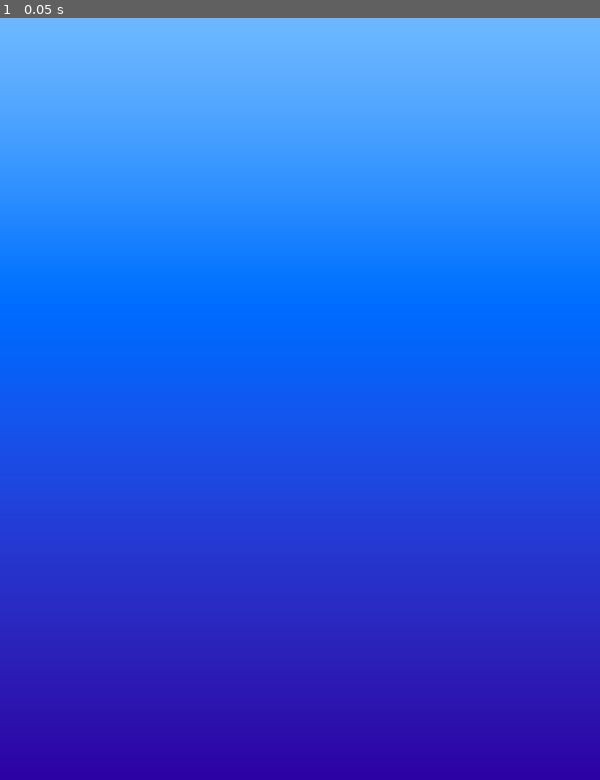
Above: before the commit, frame 1.
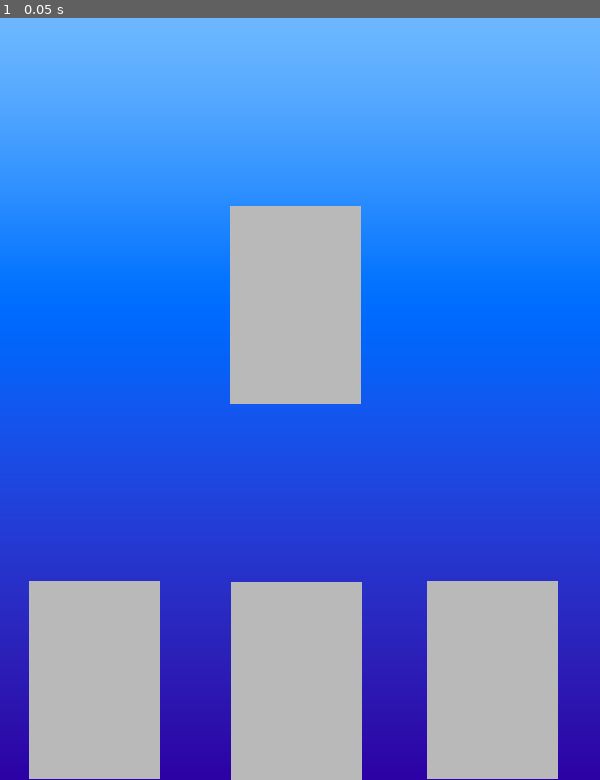
Above: after the commit, the same moment.

Repository: foolmoron/EtsaDjavul
Game: Godot game, scene res://main.tscn
Two runs of this game, one before a commit and one after it. Both use one fixed random seed, a clock stepped at 60 frames per second and the inputs below.
Inputs:
- Up to frame 1 (0.05 s): no input

The runs differ from the first frame. In frame 1, 23% of the frame differs, in the area x 4-93%, y 24-100%.

Commit message:
click detect

Diff:
--- /dev/null
+++ b/Tablet/DrawArea.gd
@@ -0,0 +1,25 @@
+extends Area2D
+
+var is_drawing := false
+
+# Called when the node enters the scene tree for the first time.
+func _ready():
+	pass # Replace with function body.
+
+
+# Called every frame. 'delta' is the elapsed time since the previous frame.
+func _process(delta):
+	var mouse_local = to_local(get_global_mouse_position())
+	var inside = Geometry2D.is_point_in_polygon(mouse_local, $CollisionPolygon2D.polygon)
+	if not inside:
+		is_drawing = false
+	if is_drawing:
+		print("Drawing %s: %s" % [get_parent().name, mouse_local])
+	pass
+
+
+func _on_input_event(viewport, event, shape_idx):
+	if event is InputEventMouseButton:
+		var evt := event as InputEventMouseButton
+		if event.button_index == MOUSE_BUTTON_LEFT and evt.is_pressed():
+			is_drawing = true
--- /dev/null
+++ b/Tablet/tablet.tscn
@@ -0,0 +1,22 @@
+[gd_scene load_steps=3 format=3 uid="uid://ciw41opvp44d5"]
+
+[ext_resource type="Texture2D" uid="uid://w7schjc4ttep" path="res://Art/Square.png" id="1_w7r2b"]
+[ext_resource type="Script" path="res://Tablet/DrawArea.gd" id="2_4i2fg"]
+
+[node name="Tablet" type="Node2D"]
+
+[node name="Art" type="Sprite2D" parent="."]
+modulate = Color(0.72549, 0.72549, 0.72549, 1)
+position = Vector2(303, 463)
+scale = Vector2(1.72892, 2.61712)
+texture = ExtResource("1_w7r2b")
+
+[node name="Area2D" type="Area2D" parent="."]
+position = Vector2(288, 447)
+script = ExtResource("2_4i2fg")
+
+[node name="CollisionPolygon2D" type="CollisionPolygon2D" parent="Area2D"]
+position = Vector2(15, 2)
+polygon = PackedVector2Array(-185, -292, -222, -245, -220, 348, 222, 347, 220, -256, 147, -304, 54, -322, -98, -310)
+
+[connection signal="input_event" from="Area2D" to="Area2D" method="_on_input_event"]
--- a/main.tscn
+++ b/main.tscn
@@ -1,4 +1,6 @@
-[gd_scene load_steps=3 format=3 uid="uid://kcewggwym0jy"]
+[gd_scene load_steps=4 format=3 uid="uid://kcewggwym0jy"]
+
+[ext_resource type="PackedScene" uid="uid://ciw41opvp44d5" path="res://Tablet/tablet.tscn" id="1_4ysgs"]
 
 [sub_resource type="Gradient" id="Gradient_25lx6"]
 interpolation_mode = 2
@@ -30,3 +32,19 @@
 position = Vector2(300, 400)
 texture = SubResource("GradientTexture2D_snoj0")
 offset = Vector2(2.08165e-12, 2.08165e-12)
+
+[node name="Tablet" parent="." instance=ExtResource("1_4ysgs")]
+position = Vector2(5, 563)
+scale = Vector2(0.296211, 0.296211)
+
+[node name="Tablet2" parent="." instance=ExtResource("1_4ysgs")]
+position = Vector2(207, 564)
+scale = Vector2(0.296211, 0.296211)
+
+[node name="Tablet3" parent="." instance=ExtResource("1_4ysgs")]
+position = Vector2(403, 563)
+scale = Vector2(0.296211, 0.296211)
+
+[node name="Tablet4" parent="." instance=ExtResource("1_4ysgs")]
+position = Vector2(206, 188)
+scale = Vector2(0.296211, 0.296211)
--- a/project.godot
+++ b/project.godot
@@ -17,10 +17,15 @@
 boot_splash/show_image=false
 config/icon="res://icon.svg"
 
+[debug]
+
+gdscript/warnings/unused_parameter=0
+
 [display]
 
 window/size/viewport_width=600
 window/size/viewport_height=800
+window/stretch/mode="viewport"
 window/handheld/orientation=1
 
 [rendering]
Binary file added: Art/Circle.png
Not shown, added: Art/Circle.png.import
Binary file added: Art/CircleFaded.png
Not shown, added: Art/CircleFaded.png.import
Binary file added: Art/Square.png
Not shown, added: Art/Square.png.import
